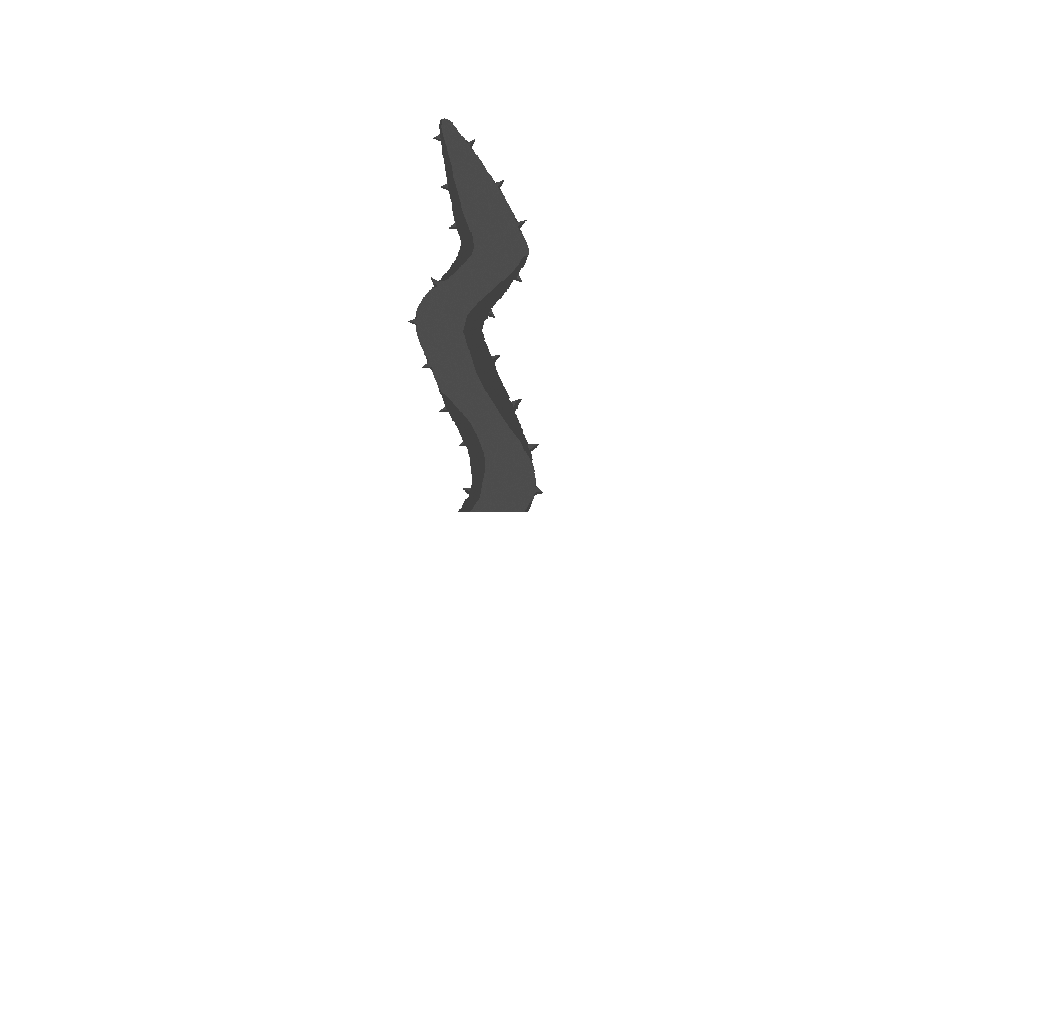
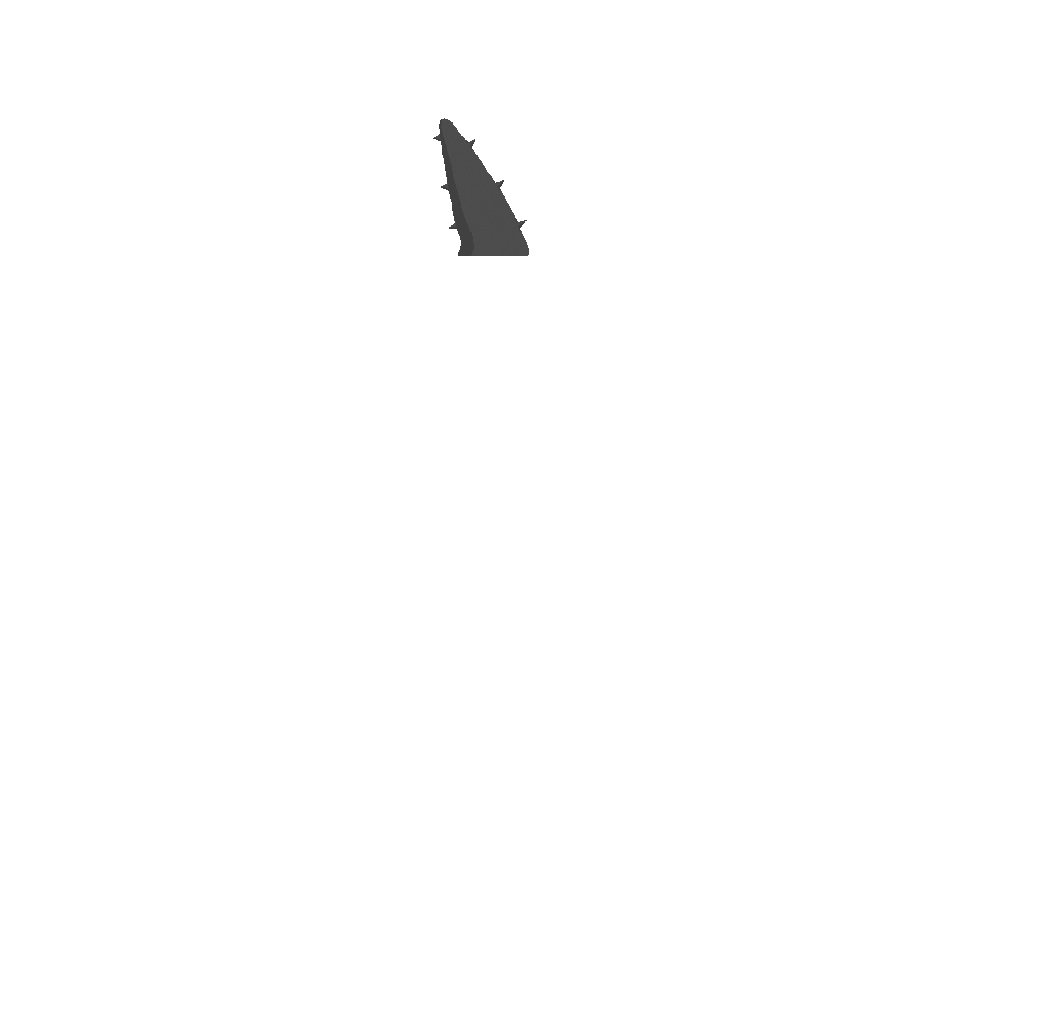
Layer changes from the first 1062 × 1024 image to the second:
hid "身" over (408, 256, 543, 512)
